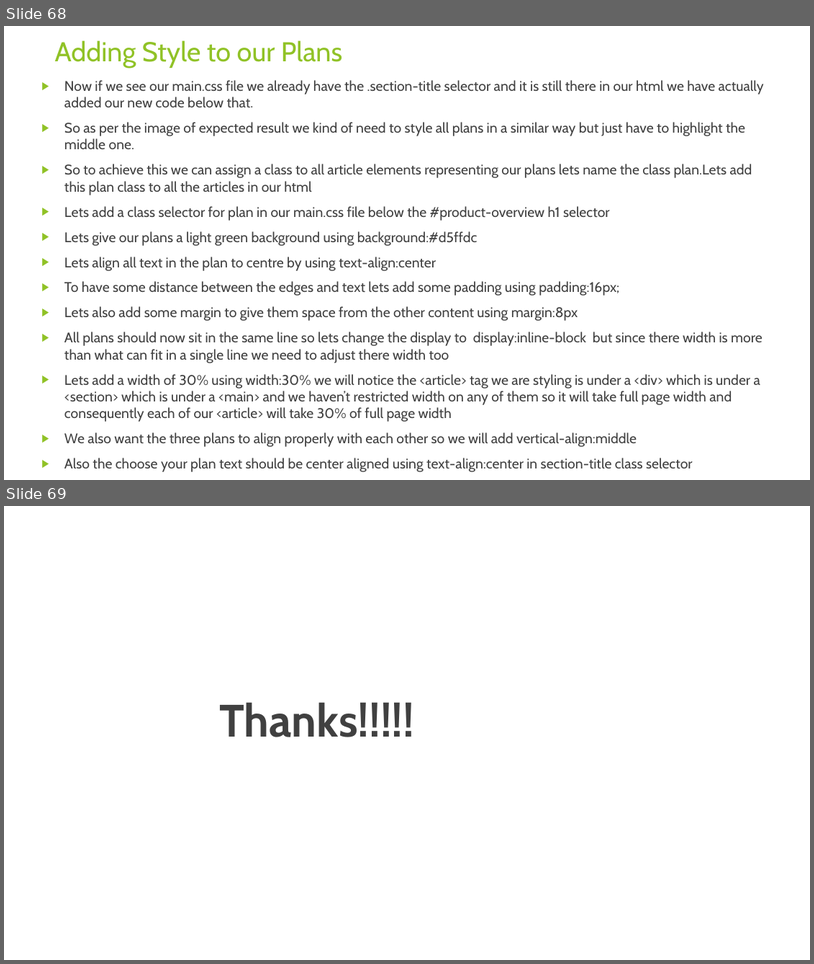
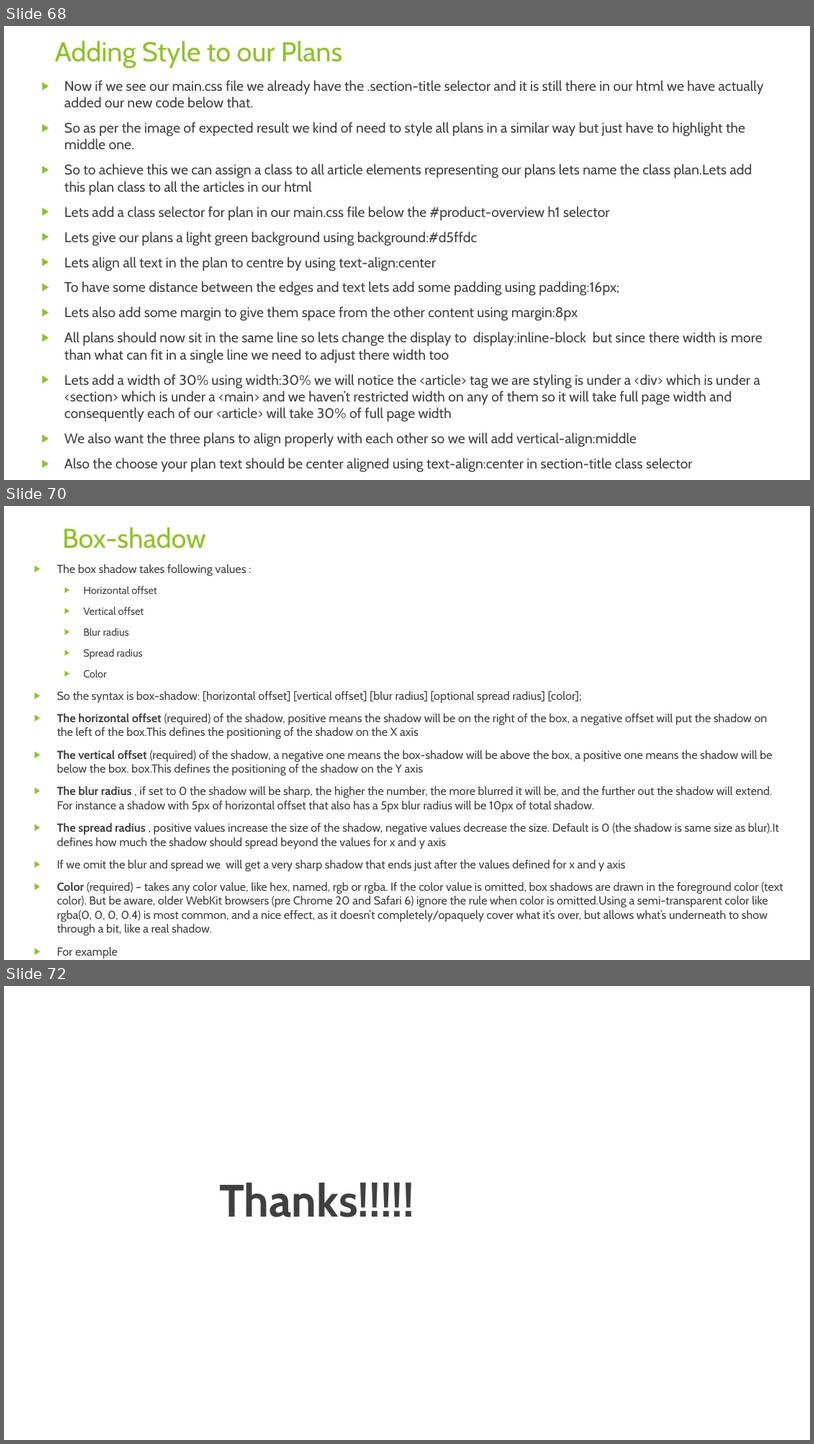
Before and after one commit to rudhrainfogain/CSS, a slide deck: PPT/Css-v5.pptx. Shown one above the other, each under a label of ours: slides 68 and 69 before the commit, slides 68, 70 and 72 after it; the slides between them are not shown. The pictures are 814x964 and 814x1444 pixels, drawn with LibreOffice and Linux fonts; fonts in the diff are those of the drawing. Boxes give left, top, right and bottom in pixels: in the first picture for what was removed or moved away, otherwise in the second. Text is boxed around its words. In the diff, an @@ line names an element or a change of style, - is before the commit and + after.

```diff
--- a/PPT/Css-v5.pptx
+++ b/PPT/Css-v5.pptx
@@ slide 70 added at (4, 506, 810, 960), background #FFFFFF @@
@@ title added at (62, 527, 206, 548), 32.4 pt, text #90C226 @@
+Box-shadow
@@ text added at (57, 564, 784, 935), 13.9 pt, text #404040 @@
+▶ The box shadow takes following values :
+  ▶ Horizontal offset
+  ▶ Vertical offset
+  ▶ Blur radius
+  ▶ Spread radius
+  ▶ Color
+▶ So the syntax is box-shadow: [horizontal offset] [vertical offset] [blur radius] [optional spread radius] [color];
+▶ The horizontal offset (required) of the shadow, positive means the shadow will be on the right of the box, a negative offset will put the shadow on the left of the box.This defines the positioning of the shadow on the X axis
+▶ The vertical offset (required) of the shadow, a negative one means the box-shadow will be above the box, a positive one means the shadow will be below the box. box.This defines the positioning of the shadow on the Y axis
+▶ The blur radius , if set to 0 the shadow will be sharp, the higher the number, the more blurred it will be, and the further out the shadow will extend. For instance a shadow with 5px of horizontal offset that also has a 5px blur radius will be 10px of total shadow.
+▶ The spread radius , positive values increase the size of the shadow, negative values decrease the size. Default is 0 (the shadow is same size as blur).It defines how much the shadow should spread beyond the values for x and y axis
+▶ If we omit the blur and spread we will get a very sharp shadow that ends just after the values defined for x and y axis
+▶ Color (required) – takes any color value, like hex, named, rgb or rgba. If the color value is omitted, box shadows are drawn in the foreground color (text color). But be aware, older WebKit browsers (pre Chrome 20 and Safari 6) ignore the rule when color is omitted.Using a semi-transparent color like rgba(0, 0, 0, 0.4) is most common, and a nice effect, as it doesn’t completely/opaquely cover what it’s over, but allows what’s underneath to show through a bit, like a real shadow.
+▶ For example
+  ▶ box-shadow: 3px 3px 5px 6px #ccc; The shadow will be placed 3px right and bottom of the original shape will have a 5px blur and 6px spread
+  ▶ box-shadow: inset 0 0 10px #000000;
@@ what was slide 69 is now slide 72 @@
```
Also in this commit, not shown: 2 other slides added, 2 other files.
